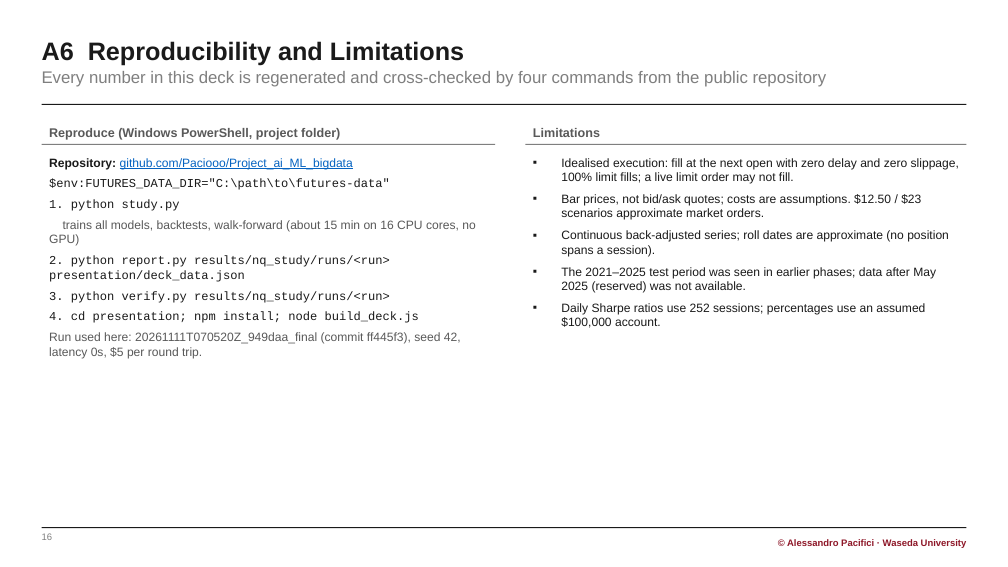
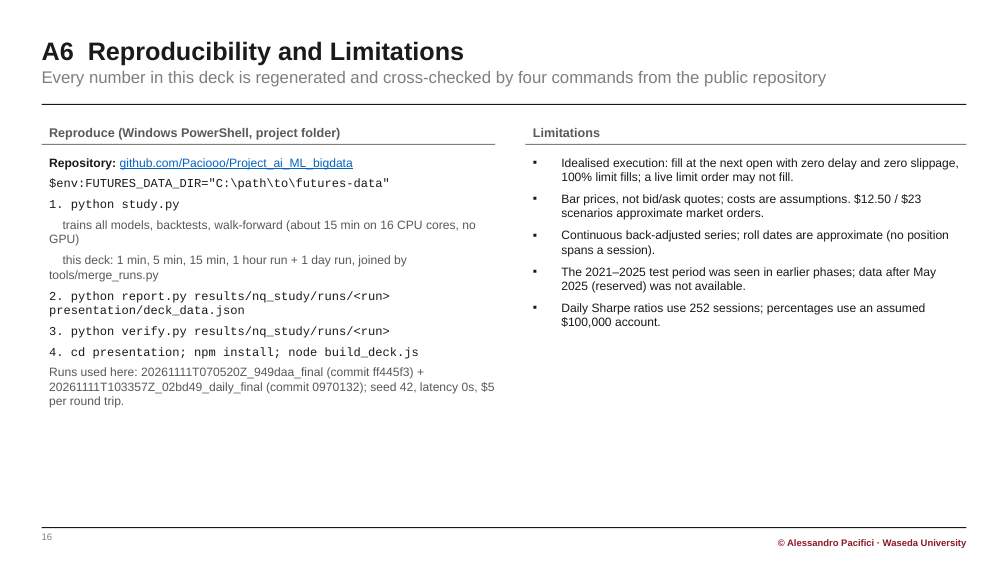
Before and after one commit to Paciooo/Project_ai_ML_bigdata, a slide deck: slide 16 of presentation/NQ_final_report.pptx. Drawn at 1008x567 pixels with LibreOffice and Linux fonts; fonts in the diff are those of the drawing. Boxes give left, top, right and bottom in pixels: in the first picture for what was removed or moved away, otherwise in the second. Text is boxed around its words. In the diff, an @@ line names an element or a change of style, - is before the commit and + after.

```diff
--- a/presentation/NQ_final_report.pptx
+++ b/presentation/NQ_final_report.pptx
@@ text at bbox=[49, 255, 407, 281]: paragraph added @@
+this deck: 1 min, 5 min, 15 min, 1 hour run + 1 day run, joined by tools/merge_runs.py
@@ text at bbox=[49, 367, 494, 408]: text changed @@
-Run used here: 20261111T070520Z_949daa_final (commit ff445f3), seed 42, latency 0s, $5 per round trip.
+Runs used here: 20261111T070520Z_949daa_final (commit ff445f3) + 20261111T103357Z_02bd49_daily_final (commit 0970132); seed 42, latency 0s, $5 per round trip.
```
Also in this commit, not shown: 11 other slides changed, 19 other files.
